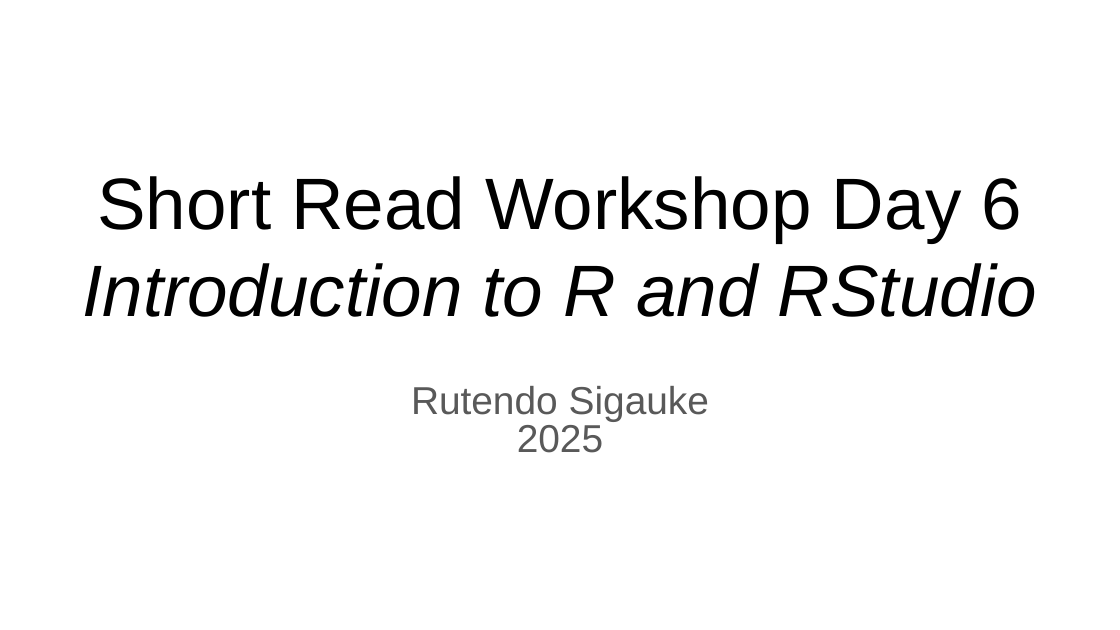
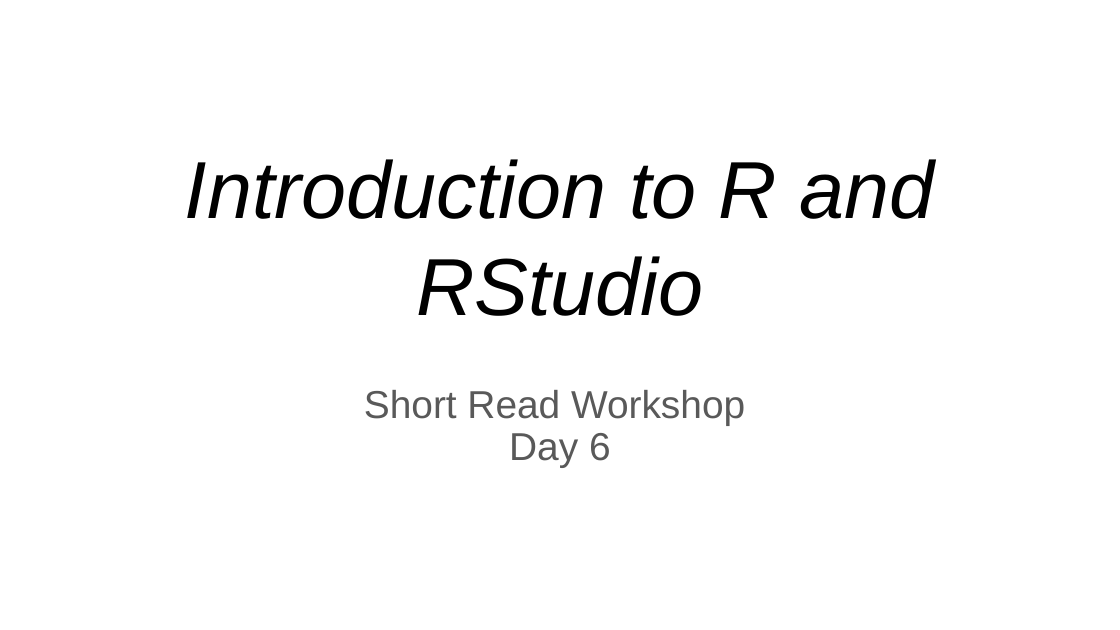
Before and after one commit to Dowell-Lab/srworkshop, a slide deck: slide 1 of day06/slides/Day6_slides.pptx. Drawn at 1120x630 pixels with LibreOffice and Linux fonts; fonts in the diff are those of the drawing. Boxes give left, top, right and bottom in pixels: in the first picture for what was removed or moved away, otherwise in the second. Text is boxed around its words. In the diff, an @@ line names an element or a change of style, - is before the commit and + after.

```diff
--- a/day06/slides/Day6_slides.pptx
+++ b/day06/slides/Day6_slides.pptx
@@ title "Introduction to R and RStudio" at box(185, 159, 935, 316): size 46.8 to 52 pt @@
@@ title at box(97, 176, 1022, 243): paragraph removed @@
-Short Read Workshop Day 6
@@ subtitle removed at box(411, 386, 709, 453) @@
-Rutendo Sigauke
-2025
@@ text added at box(364, 390, 745, 467), 25 pt, text #595959 @@
+Short Read Workshop
+Day 6
```
Also in this commit, not shown: 1 slide added, 3 other files.
